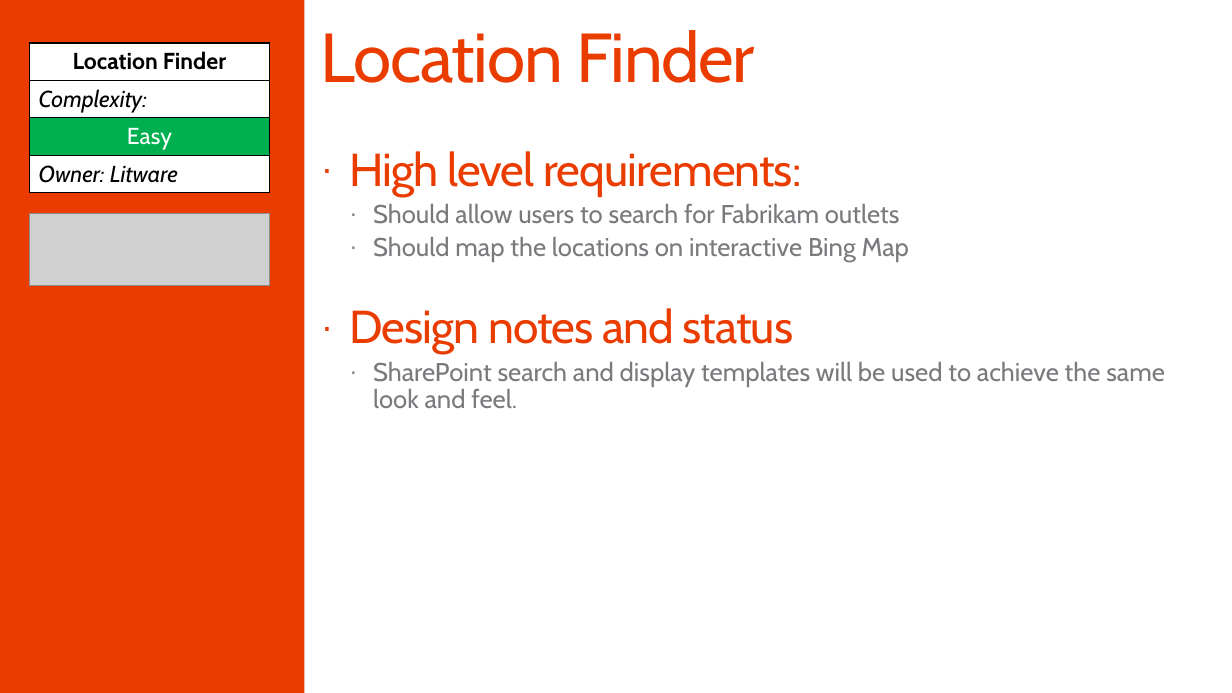
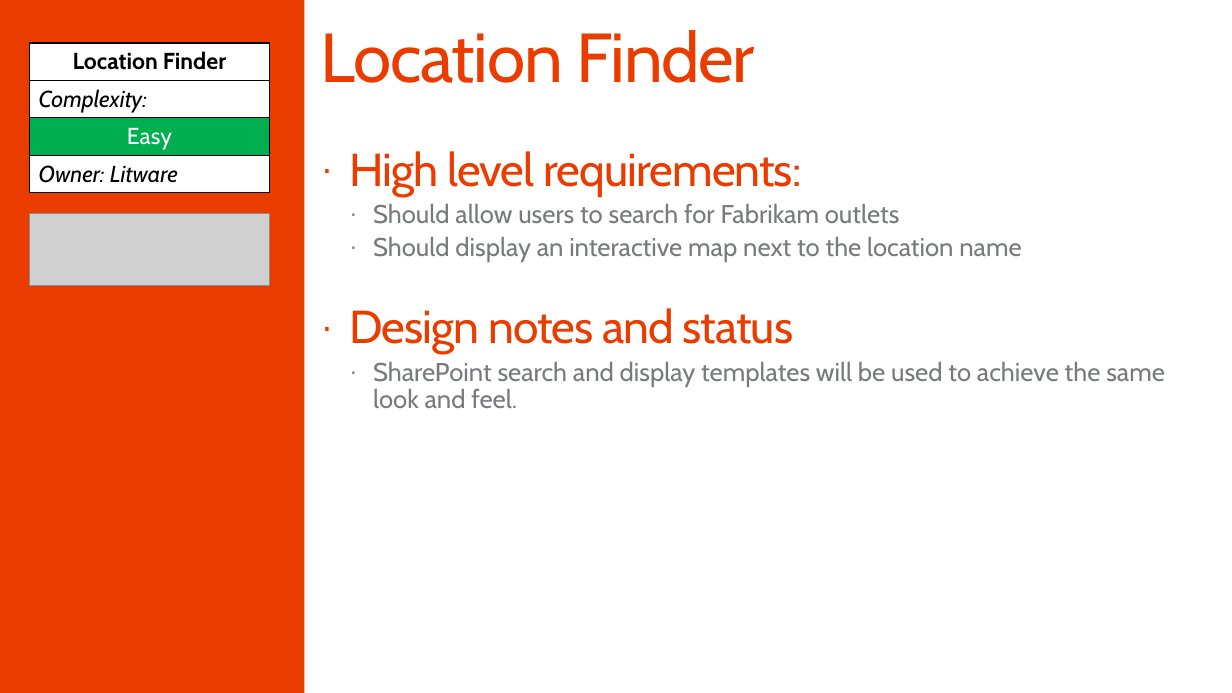
Before and after one commit to SharePoint/PnP-Guidance, a slide deck: slide 19 of PnP Transformation Process/Samples/PnP Transformation - Solution Design Report - Contoso.pptx. Drawn at 1232x693 pixels with LibreOffice and Linux fonts; fonts in the diff are those of the drawing; grey boxes stand for pictures; background and template pictures are left out. Boxes give left, top, right and bottom in pixels: in the first picture for what was removed or moved away, otherwise in the second. Text is boxed around its words. In the diff, an @@ line names an element or a change of style, - is before the commit and + after.

```diff
--- a/PnP Transformation Process/Samples/PnP Transformation - Solution Design Report - Contoso.pptx
+++ b/PnP Transformation Process/Samples/PnP Transformation - Solution Design Report - Contoso.pptx
@@ text at (373, 237, 1021, 262): text changed @@
-  · Should map the locations on interactive Bing Map
+  · Should display an interactive map next to the location name
```
Also in this commit, not shown: 2 other slides changed, 3 other files.
